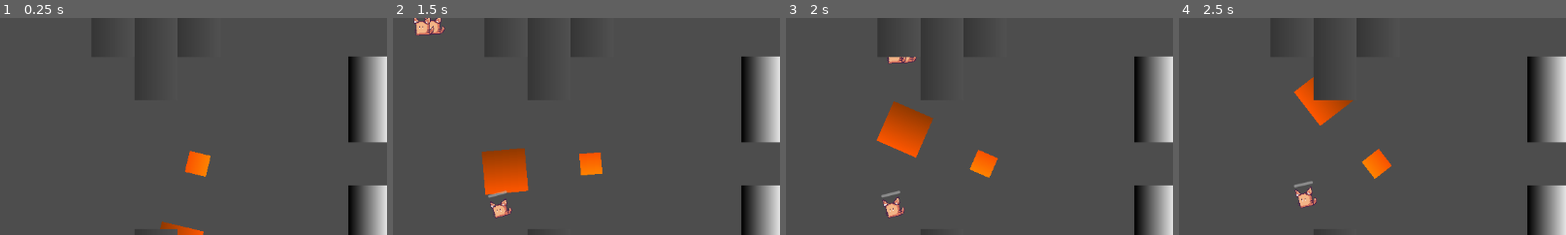
Above: before the commit, frames 1-4 (left to right).
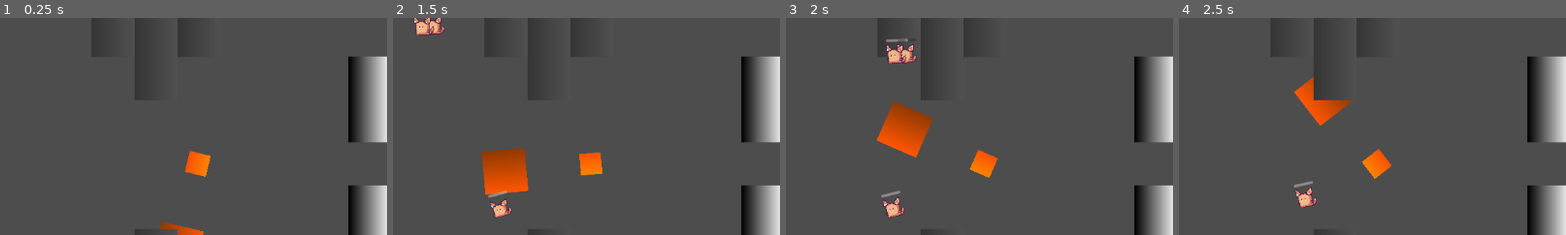
Above: after the commit, the same moments.

Repository: OgGhostJelly/TMC2
Game: Godot game, scene res://objects/game/game.tscn
The game is run twice, just before and just after one commit, with the same random seed, the same clock (stepped at 60 frames per second) and the same inputs.
Inputs (mouse positions are % of the whole screen's width and height, from its top left):
- Up to frame 1 (0.25 s): no input
- Up to frame 2 (1.5 s): move the mouse to (72, 45) at 0.52 s; press the mouse at (72, 45) at 0.53 s; move the mouse to (30, 55) at 1.27 s; release the mouse at (30, 55) at 1.28 s; tap Space (multiply) at 1.35 s
- Up to frame 3 (2 s): no input
- Up to frame 4 (2.5 s): move the mouse to (60, 28) at 2.02 s; press the mouse at (60, 28) at 2.03 s
The pictures show only the part of the screen within x 16-66%, y 11-61%; the shares and areas given below are measured in that part.

Frames 1-2 are identical in both runs. In frame 3, 0.4% of the frame differs, in the area x 25-34%, y 9-19%; in frame 4, nothing differs.

Commit message:
uuid change

Diff:
--- a/objects/game/game.tscn
+++ b/objects/game/game.tscn
@@ -28,18 +28,18 @@
 
 [node name="GameUI" parent="Forelayer" instance=ExtResource("1_72x35")]
 
+[node name="TileMap" type="TileMap" parent="."]
+tile_set = SubResource("TileSet_ob7o0")
+format = 2
+layer_0/tile_data = PackedInt32Array(262151, 0, 131072, 393222, 0, 196608, 458757, 0, 196608, 524294, 0, 196608, 458759, 0, 196608, 458758, 0, 196608, 131078, 0, 196608, 65543, 0, 196608, 65542, 0, 196608, 65541, 0, 196608, 6, 0, 196608, 524300, 0, 65536, 458764, 0, 65536, 458765, 0, 65536, 524301, 0, 65536, 65548, 0, 65536, 12, 0, 65536, 13, 0, 65536, 65549, 0, 65536, 327691, 0, 327680, 393227, 0, 327680, 196619, 0, 262144, 131083, 0, 262144, 262159, 0, 393216)
+
 [node name="Cat" parent="." instance=ExtResource("1_d6la8")]
 
 [node name="Cat2" parent="." instance=ExtResource("1_d6la8")]
 position = Vector2(-1, 3)
 
-[node name="TileMap" type="TileMap" parent="."]
-tile_set = SubResource("TileSet_ob7o0")
-format = 2
-layer_0/tile_data = PackedInt32Array(262151, 0, 131072, 393222, 0, 196608, 458757, 0, 196608, 524294, 0, 196608, 458759, 0, 196608, 458758, 0, 196608, 131078, 0, 196608, 65543, 0, 196608, 65542, 0, 196608, 65541, 0, 196608, 6, 0, 196608, 524300, 0, 65536, 458764, 0, 65536, 458765, 0, 65536, 524301, 0, 65536, 65548, 0, 65536, 12, 0, 65536, 13, 0, 65536, 65549, 0, 65536, 327691, 0, 327680, 393227, 0, 327680, 196619, 0, 262144, 131083, 0, 262144, 262159, 0, 393216)
-
 [connection signal="body_entered" from="TileMap/TreadmillUp" to="TileMap/TreadmillUp" method="_on_body_entered" flags=18]
-[connection signal="body_entered" from="TileMap/@TreadmillUp@120083" to="TileMap/@TreadmillUp@120083" method="_on_body_entered" flags=18]
+[connection signal="body_entered" from="TileMap/@TreadmillUp@17178" to="TileMap/@TreadmillUp@17178" method="_on_body_entered" flags=18]
 [connection signal="body_entered" from="TileMap/TreadmillDown" to="TileMap/TreadmillDown" method="_on_body_entered" flags=18]
-[connection signal="body_entered" from="TileMap/@TreadmillDown@120084" to="TileMap/@TreadmillDown@120084" method="_on_body_entered" flags=18]
+[connection signal="body_entered" from="TileMap/@TreadmillDown@17179" to="TileMap/@TreadmillDown@17179" method="_on_body_entered" flags=18]
 [connection signal="body_entered" from="TileMap/Makecatinator6900" to="TileMap/Makecatinator6900" method="_on_body_entered" flags=18]
